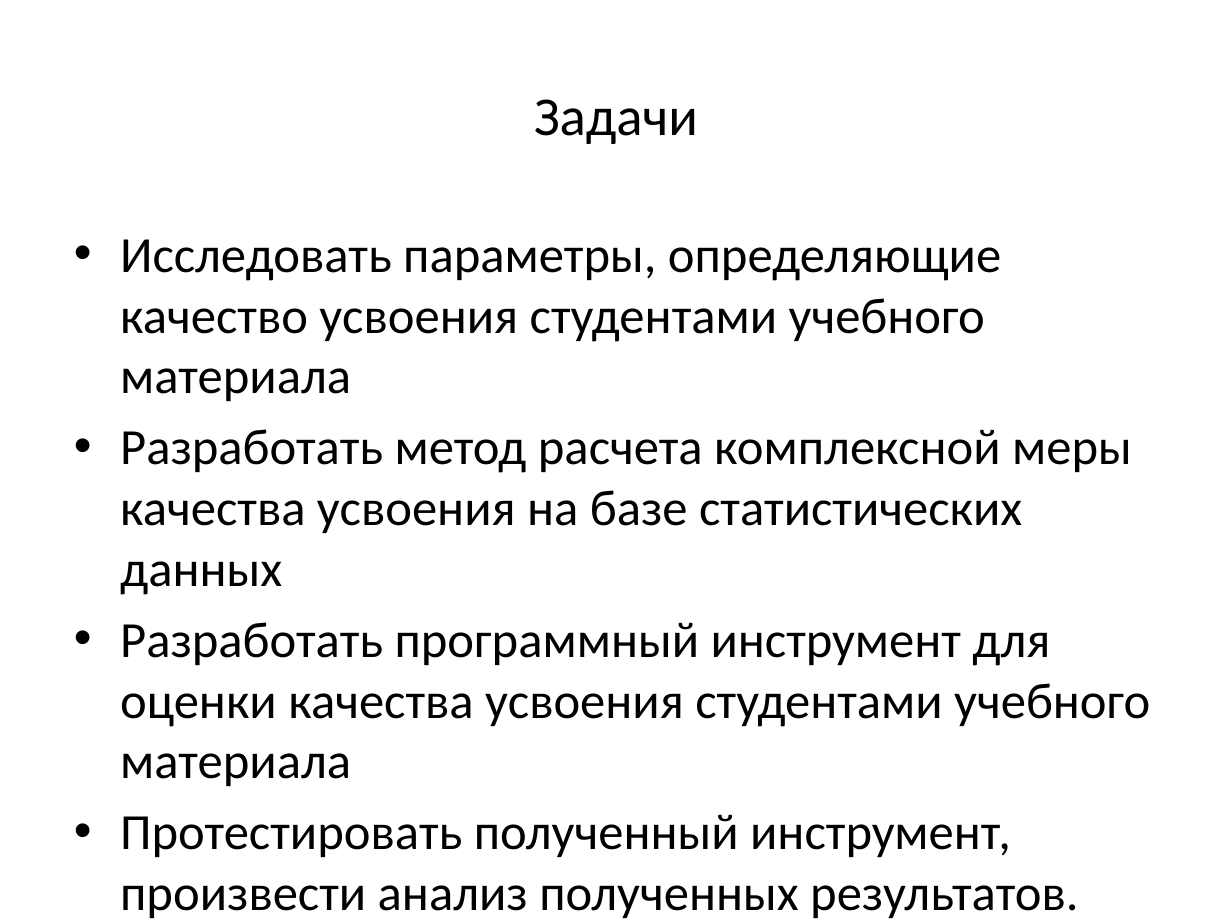
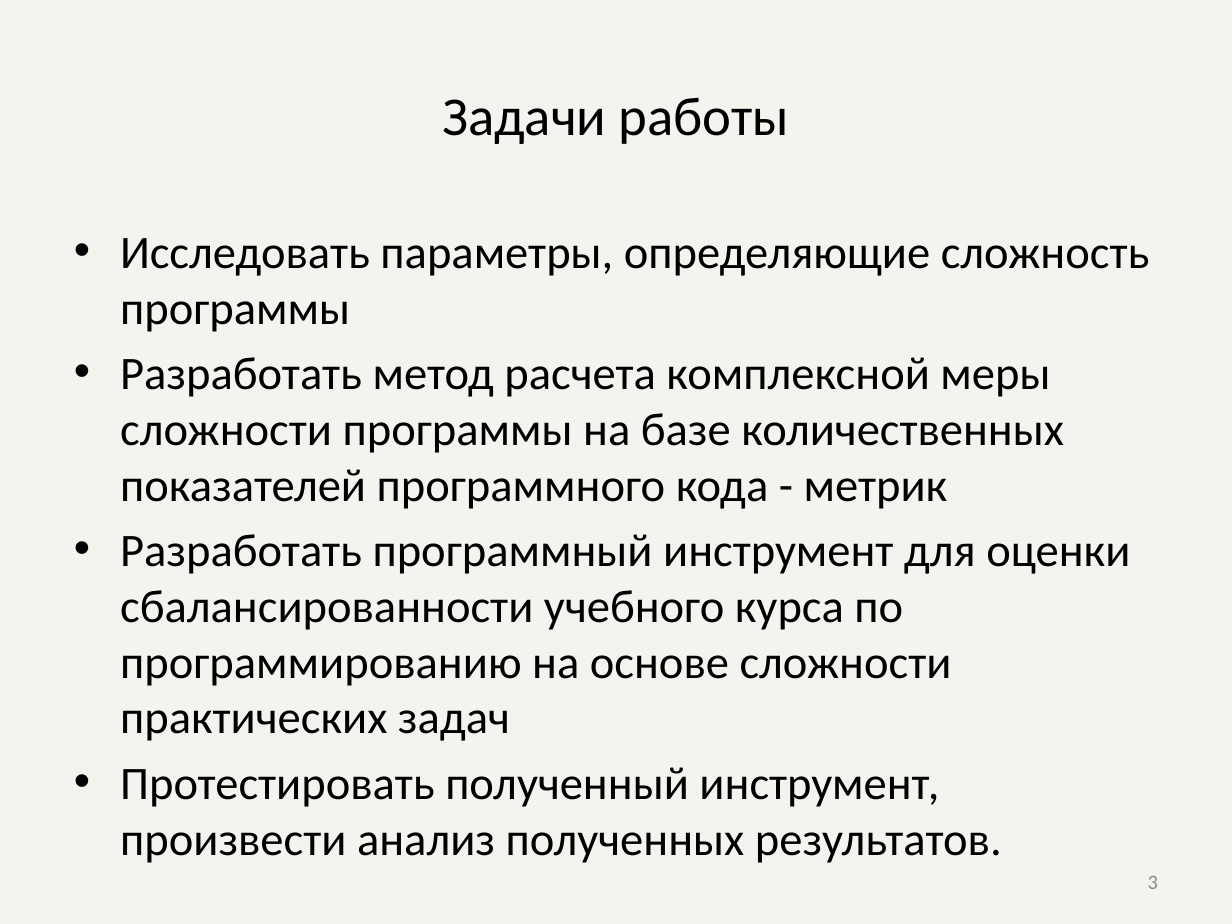
Before and after one commit to AlexDevyatov/Dissertation, a slide deck: slide 3 of Презентация.pptx. Drawn at 1232x924 pixels with LibreOffice and Linux fonts; fonts in the diff are those of the drawing. Boxes give left, top, right and bottom in pixels: in the first picture for what was removed or moved away, otherwise in the second. Text is boxed around its words. In the diff, an @@ line names an element or a change of style, - is before the commit and + after.

```diff
--- a/Презентация.pptx
+++ b/Презентация.pptx
@@ background #FFFFFF to #EEECE1 at 60% opacity @@
@@ title at bbox=[442, 97, 789, 144]: text changed @@
-Задачи
+Задачи работы
@@ text at bbox=[120, 238, 1150, 741]: text changed; size 29.6 to 27.2 pt @@
-• Исследовать параметры, определяющие качество усвоения студентами учебного материала
-• Разработать метод расчета комплексной меры качества усвоения на базе статистических данных
-• Разработать программный инструмент для оценки качества усвоения студентами учебного материала
+• Исследовать параметры, определяющие сложность программы
+• Разработать метод расчета комплексной меры сложности программы на базе количественных показателей программного кода - метрик
+• Разработать программный инструмент для оценки сбалансированности учебного курса по программированию на основе сложности практических задач
@@ text at bbox=[120, 767, 939, 807]: size 29.6 to 27.2 pt in "Протестировать полученный инструмент, произвести анализ полу ..." @@
@@ page number added at bbox=[1148, 876, 1158, 889], 12 pt, text #8C8C8C @@
+3
```
Also in this commit, not shown: 1 other slide changed, 18 slides added, 7 slides removed, 13 other files.
